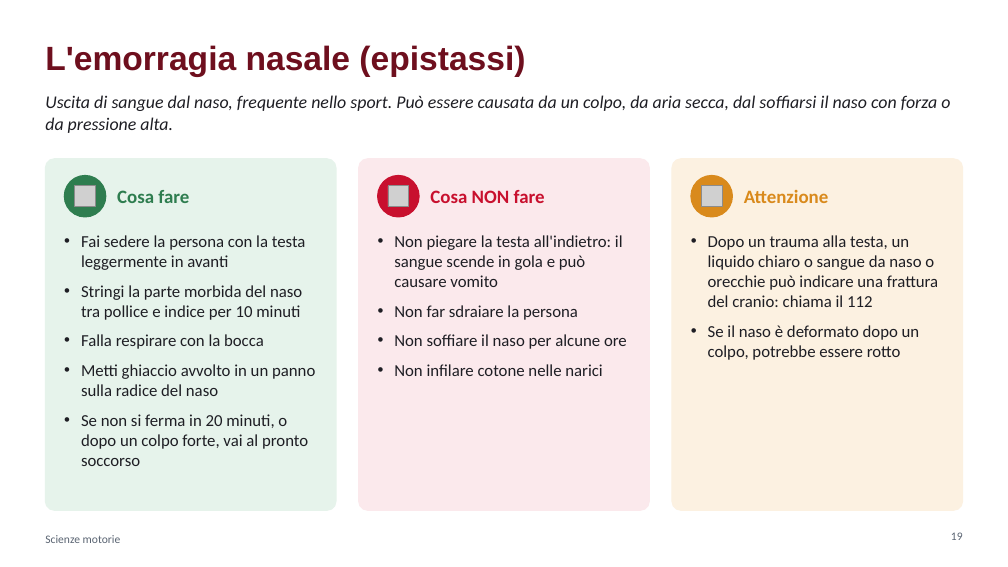
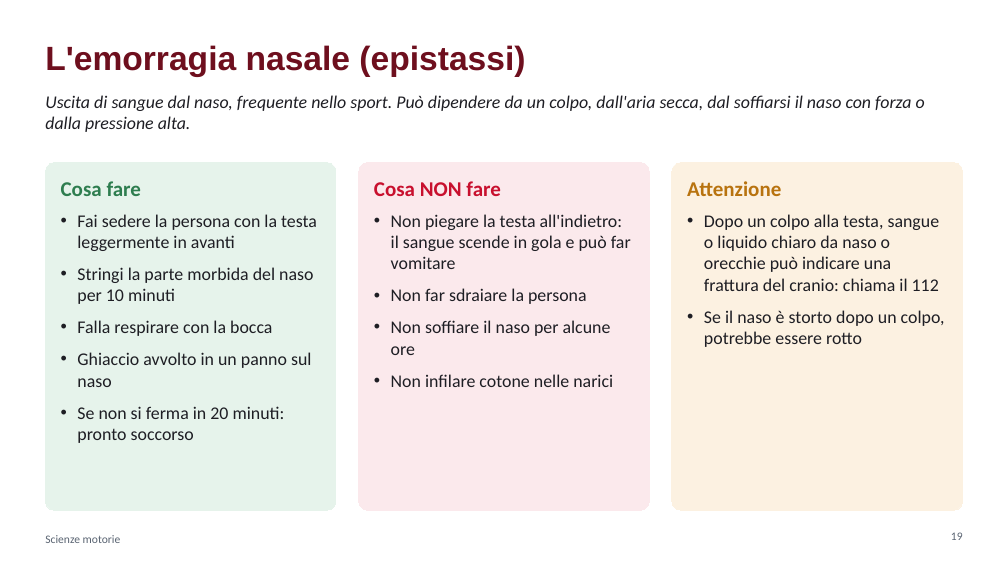
Before and after one commit to krazerrino/ginnastica, a slide deck: slide 19 of Cuore_respiro_e_primo_soccorso.pptx. Drawn at 1008x567 pixels with LibreOffice and Linux fonts; fonts in the diff are those of the drawing; grey boxes stand for pictures. Boxes give left, top, right and bottom in pixels: in the first picture for what was removed or moved away, otherwise in the second. Text is boxed around its words. In the diff, an @@ line names an element or a change of style, - is before the commit and + after.

```diff
--- a/Cuore_respiro_e_primo_soccorso.pptx
+++ b/Cuore_respiro_e_primo_soccorso.pptx
@@ text at (45, 95, 925, 132): text changed @@
-Uscita di sangue dal naso, frequente nello sport. Può essere causata da un colpo, da aria secca, dal soffiarsi il naso con forza o da pressione alta.
+Uscita di sangue dal naso, frequente nello sport. Può dipendere da un colpo, dall'aria secca, dal soffiarsi il naso con forza o dalla pressione alta.
@@ rounded rectangle "Cosa fare": place and size @@
-rounded rectangle "Cosa fare" at (45, 159, 336, 510)
+rounded rectangle "Cosa fare" at (45, 163, 336, 510)
@@ rounded rectangle "Cosa fare" at (45, 163, 336, 510): outline #E6F3EB 1 pt to #E6F3EB 0.75 pt @@
@@ ellipse removed at (64, 175, 106, 217) @@
@@ rounded rectangle "Cosa NON fare": place and size @@
-rounded rectangle "Cosa NON fare" at (394, 235, 627, 376)
+rounded rectangle "Cosa NON fare" at (358, 163, 649, 510)
@@ rounded rectangle "Cosa NON fare" at (358, 163, 649, 510): fill none to #FBE9EC; outline none to #FBE9EC 0.75 pt @@
@@ rounded rectangle removed at (358, 159, 649, 510) @@
@@ ellipse removed at (377, 175, 419, 217) @@
@@ rounded rectangle "Attenzione": place and size @@
-rounded rectangle "Attenzione" at (708, 235, 938, 360)
+rounded rectangle "Attenzione" at (672, 163, 963, 510)
@@ rounded rectangle "Attenzione" at (672, 163, 963, 510): fill none to #FCF1E1; outline none to #FCF1E1 0.75 pt @@
@@ rounded rectangle removed at (672, 159, 963, 510) @@
@@ ellipse removed at (691, 175, 733, 217) @@
@@ text in rounded rectangle at (61, 181, 317, 443): text added @@
+Cosa fare
+• Fai sedere la persona con la testa leggermente in avanti
+• Stringi la parte morbida del naso per 10 minuti
+• Falla respirare con la bocca
+• Ghiaccio avvolto in un panno sul naso
+• Se non si ferma in 20 minuti: pronto soccorso
@@ picture removed at (75, 186, 96, 207) @@
@@ text removed at (117, 190, 189, 203) @@
-Cosa fare
@@ text in rounded rectangle at (374, 181, 631, 269): text changed; size 16 to 17 pt @@
-• Non piegare la testa all'indietro: il sangue scende in gola e può causare vomito
+Cosa NON fare
+• Non piegare la testa all'indietro: il sangue scende in gola e può far vomitare
@@ picture removed at (388, 186, 409, 207) @@
@@ text removed at (430, 190, 545, 203) @@
-Cosa NON fare
@@ text in rounded rectangle at (687, 181, 945, 347): text changed; size 16 to 17 pt @@
-• Dopo un trauma alla testa, un liquido chiaro o sangue da naso o orecchie può indicare una frattura del cranio: chiama il 112
-• Se il naso è deformato dopo un colpo, potrebbe essere rotto
+Attenzione
+• Dopo un colpo alla testa, sangue o liquido chiaro da naso o orecchie può indicare una frattura del cranio: chiama il 112
+• Se il naso è storto dopo un colpo, potrebbe essere rotto
@@ picture removed at (702, 186, 723, 207) @@
@@ text removed at (744, 190, 829, 203) @@
-Attenzione
@@ text removed at (81, 235, 315, 466) @@
-• Fai sedere la persona con la testa leggermente in avanti
-• Stringi la parte morbida del naso tra pollice e indice per 10 minuti
-• Falla respirare con la bocca
-• Metti ghiaccio avvolto in un panno sulla radice del naso
-• Se non si ferma in 20 minuti, o dopo un colpo forte, vai al pronto soccorso
@@ text in rounded rectangle at (391, 288, 613, 387): size 16 to 17 pt in "Non far sdraiare la persona", "Non soffiare il naso per alcune ore", "Non infilare cotone nelle narici"; more space between paragraphs @@
```
Also in this commit, not shown: 36 other slides changed, 1 other file.
